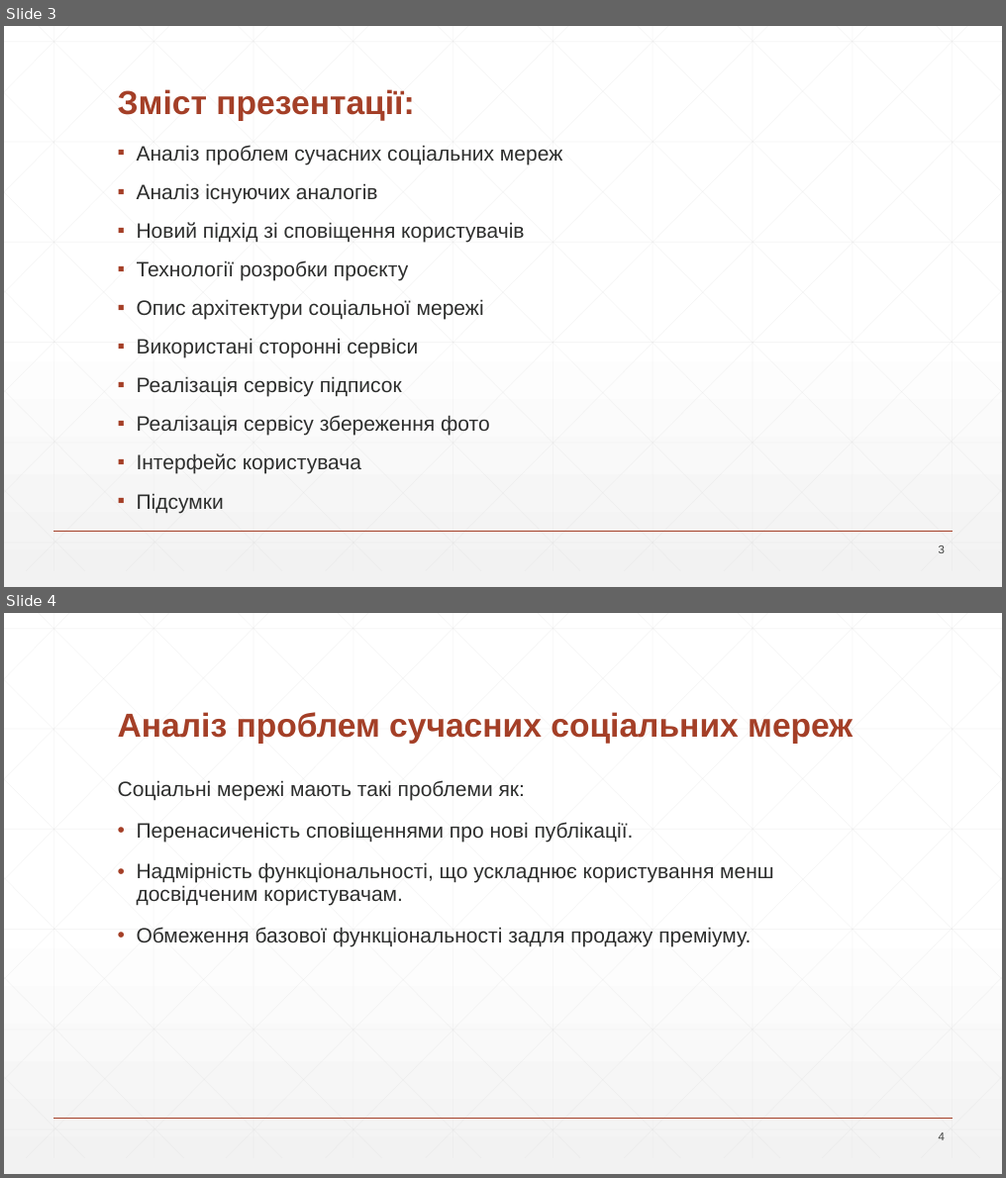
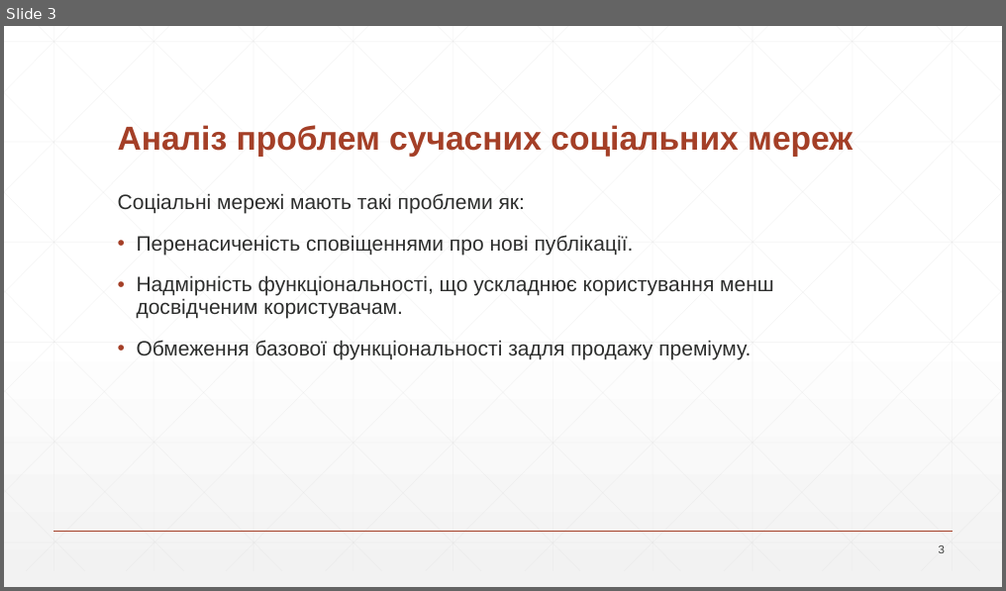
Before and after one commit to NureBiletskyiDanylo/2025_B_KKP_PZPI-22-6_Biletskyi_D_A, a slide deck: 2025_Б_ККП_ПЗПІ-22-6_Білецький_Д_А/2025_Б_ККП_ПЗПІ-22-6_Білецький_Д_А.pptx. Shown one above the other, each under a label of ours: slides 3 and 4 before the commit, slide 3 after it. The pictures are 1006x1178 and 1006x591 pixels, drawn with LibreOffice and Linux fonts; fonts in the diff are those of the drawing. Boxes give left, top, right and bottom in pixels: in the first picture for what was removed or moved away, otherwise in the second. Text is boxed around its words. In the diff, an @@ line names an element or a change of style, - is before the commit and + after.

```diff
--- a/2025_Б_ККП_ПЗПІ-22-6_Білецький_Д_А/2025_Б_ККП_ПЗПІ-22-6_Білецький_Д_А.pptx
+++ b/2025_Б_ККП_ПЗПІ-22-6_Білецький_Д_А/2025_Б_ККП_ПЗПІ-22-6_Білецький_Д_А.pptx
@@ slide 3 removed at (4, 26, 1002, 587), background gradient #FFFFFF to #F2F2F2; not listed: 47 template elements that a slide beside it also shows @@
@@ title removed at (118, 89, 415, 121) @@
-Зміст презентації:
@@ text removed at (137, 145, 562, 513) @@
-▪ Аналіз проблем сучасних соціальних мереж
-▪ Аналіз існуючих аналогів
-▪ Новий підхід зі сповіщення користувачів
-▪ Технології розробки проєкту
-▪ Опис архітектури соціальної мережі
-▪ Використані сторонні сервіси
-▪ Реалізація сервісу підписок
-▪ Реалізація сервісу збереження фото
-▪ Інтерфейс користувача
-▪ Підсумки
@@ page number removed at (939, 546, 944, 554) @@
-3
@@ what was slide 4 is now slide 3 @@
@@ page number at (939, 546, 944, 554): text changed @@
-4
+3
```
Also in this commit, not shown: 5 slides changed, 2 slides added, 3 other slides removed.
